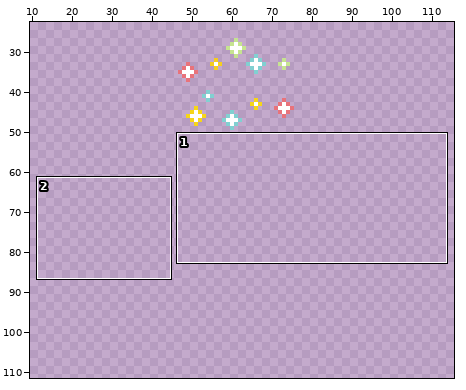
Two versions of one pixel-art file, Textures/Star_Get_ANIMATION.aseprite. The picture above shows the old version from afar; the outline marks the close-up.
Close-up. Old version:
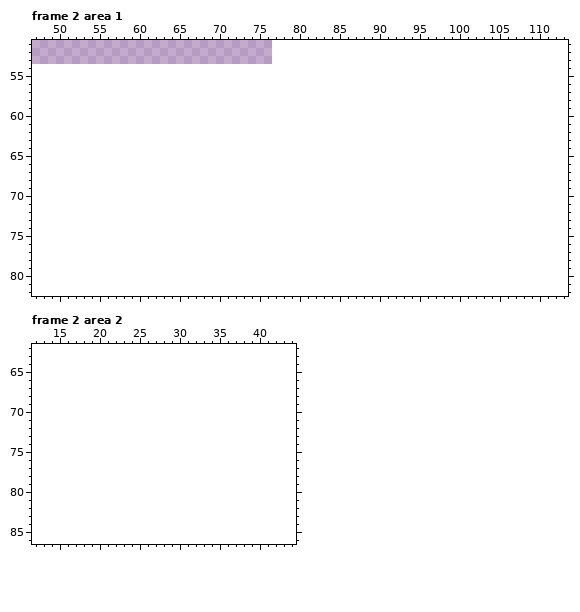
32x32 pixels, 9 frames. Shown: frame 2 area 1: x 47..113, y 51..82; frame 2 area 2: x 12..44, y 62..86. The old version is drawn lined up with the new one, on the new canvas. The wide view leaves out empty margins. The commit also changed other frames or places, which this record leaves out.
After:
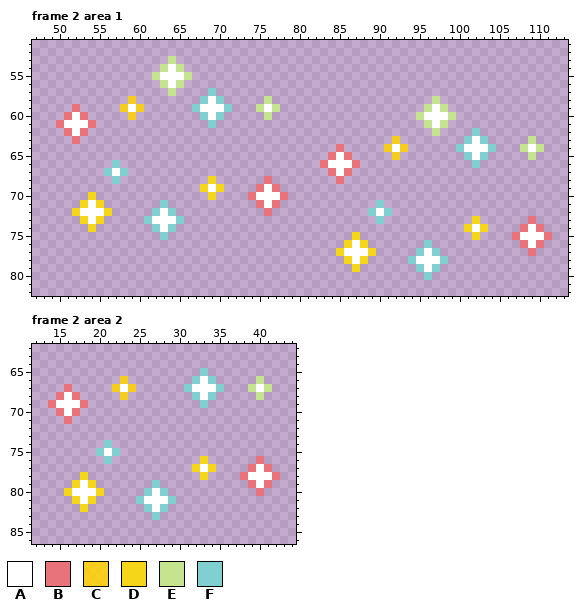
Palette (. is transparent): A #ffffff  B #e8737b  C #fdd408e1  D #f6d618  E #c6e490  F #81d0d1
Diff:
canvas 32x32 -> 128x128, the old top-left corner now at 45,22
Changed rows in their new state; - is an unchanged pixel.
Frame 2 area 1:
first column x 50:
53 --------------E-----------------------------------------------
54 -------------EAE----------------------------------------------
55 ------------EAAAE---------------------------------------------
56 -------------EAE----------------------------------------------
57 --------------E----F------------------------------------------
58 ---------C--------FAF-----E--------------------E--------------
59 --B-----CAC------FAAAF---EAE------------------EAE-------------
60 -BAB-----C--------FAF-----E------------------EAAAE------------
61 BAAAB--------------F--------------------------EAE-------------
62 -BAB-------------------------------------------E----F---------
63 --B---------------------------------------C--------FAF-----E--
64 -----------------------------------B-----CAC------FAAAF---EAE-
65 ----------------------------------BAB-----C--------FAF-----E--
66 -------F-------------------------BAAAB--------------F---------
67 ------FAF-------------------------BAB-------------------------
68 -------F-----------D------B--------B--------------------------
69 ------------------DAD----BAB----------------------------------
70 ----D--------------D----BAAAB---------------------------------
71 ---DAD-------F-----------BAB------------F---------------------
72 --DAAAD-----FAF-----------B------------FAF--------------------
73 ---DAD-----FAAAF------------------------F-----------D------B--
74 ----D-------FAF------------------------------------DAD----BAB-
75 -------------F-----------------------D--------------D----BAAAB
76 ------------------------------------DAD-------F-----------BAB-
77 -----------------------------------DAAAD-----FAF-----------B--
78 ------------------------------------DAD-----FAAAF-------------
79 -------------------------------------D-------FAF--------------
80 ----------------------------------------------F---------------
Frame 2 area 2:
first column x 14:
65 -------------------F---------
66 ---------C--------FAF-----E--
67 --B-----CAC------FAAAF---EAE-
68 -BAB-----C--------FAF-----E--
69 BAAAB--------------F---------
70 -BAB-------------------------
71 --B--------------------------
74 -------F---------------------
75 ------FAF--------------------
76 -------F-----------D------B--
77 ------------------DAD----BAB-
78 ----D--------------D----BAAAB
79 ---DAD-------F-----------BAB-
80 --DAAAD-----FAF-----------B--
81 ---DAD-----FAAAF-------------
82 ----D-------FAF--------------
83 -------------F---------------
